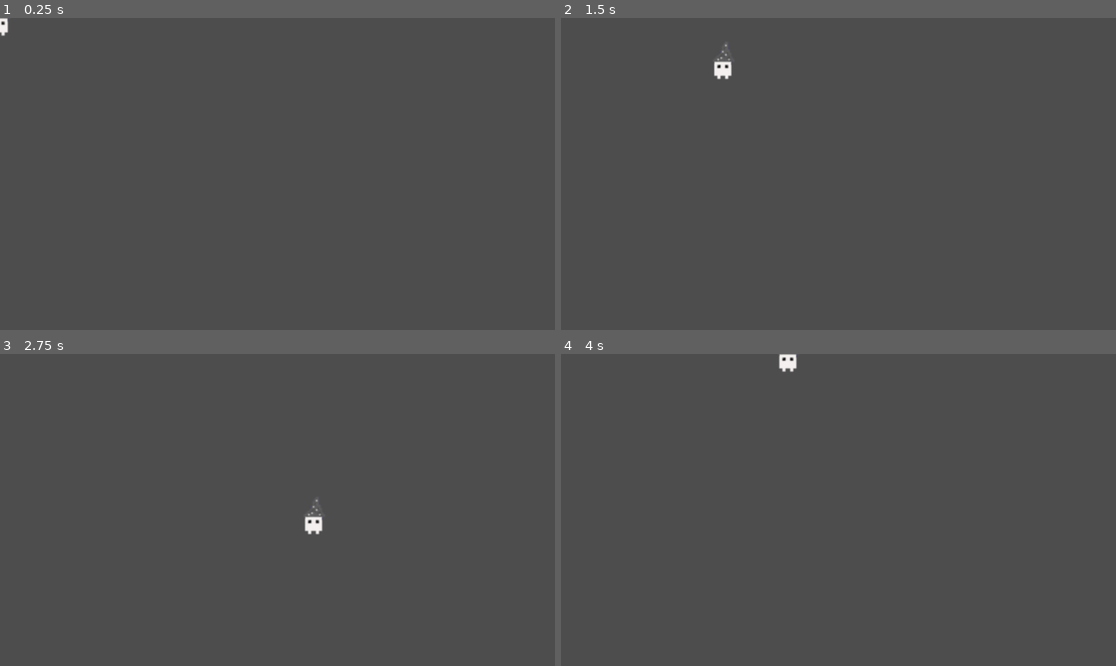
Above: before the commit, frames 1-4 (two rows, left to right).
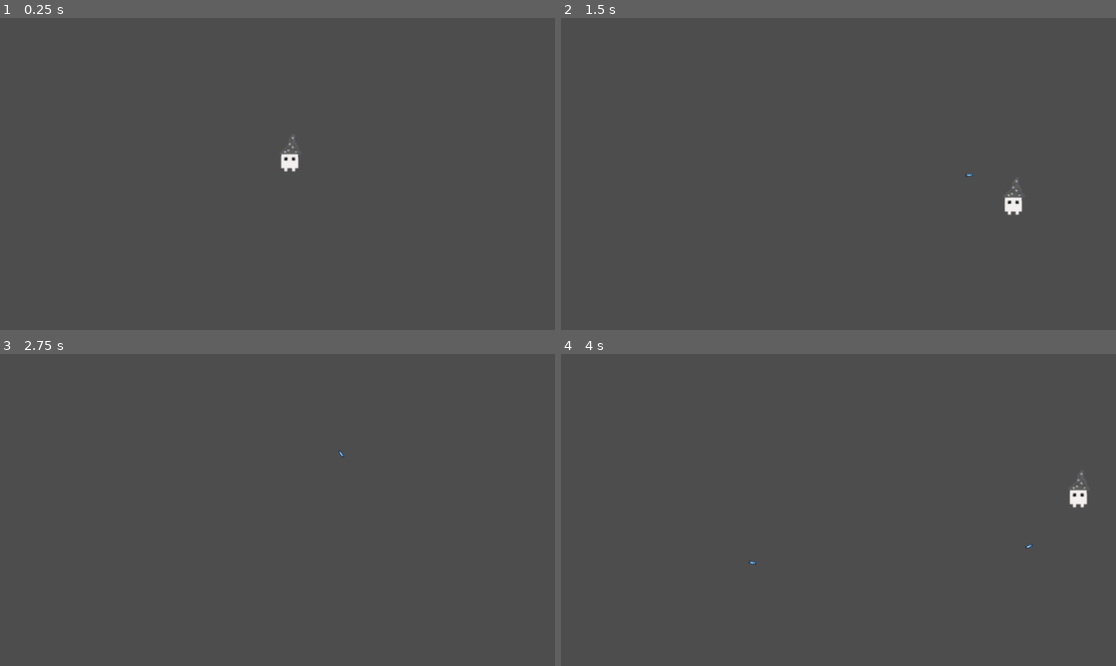
Above: after the commit, the same moments.

Repository: PayWga/light-is-the-way
Game: Godot game, scene res://Prefabs/player.tscn
Two runs of this game, one before a commit and one after it. Both use one fixed random seed, a clock stepped at 60 frames per second and the inputs below. The project has no main scene, so this scene is started directly. The engine's default icon, where the game draws it, is replaced by a stand-in: a white triangle on a blue panel in a dark square.
Inputs (mouse positions are in pixels of both pictures, inside the frame that each line leads up to):
- Up to frame 1 (0.25 s): no input
- Up to frame 2 (1.5 s): tap Enter at 0.5 s; move the mouse to (960, 158) at 0.52 s; hold D (move_right) 0.53-1.28 s; click (960, 158) at 0.6 s; move the mouse to (727, 189) at 1.27 s; hold S (move_down) from 1.28 s (still down); click (727, 189) at 1.35 s
- Up to frame 3 (2.75 s): move the mouse to (333, 441) at 2.02 s; release S (move_down) at 2.03 s; hold D (move_right) from 2.03 s (still down); click (333, 441) at 2.1 s
- Up to frame 4 (4 s): move the mouse to (810, 572) at 2.77 s; release D (move_right) at 2.78 s; hold W (move_up) 2.78-3.53 s; click (810, 572) at 2.85 s; move the mouse to (1005, 556) at 3.52 s; hold A (move_left) from 3.53 s (still down); click (1005, 556) at 3.6 s

The runs differ from the first frame. In frame 1, 0.3% of the frame differs, in the area x 0-54%, y 0-50%; in frame 2, 0.4%, in the area x 27-84%, y 8-64%; in frame 3, 0.2%; in frame 4, 0.4%.

Commit message:
add shooting mechanics

Diff:
--- /dev/null
+++ b/Prefabs/bullet.tscn
@@ -0,0 +1,24 @@
+[gd_scene load_steps=4 format=3 uid="uid://cor6rxm603058"]
+
+[ext_resource type="Texture2D" uid="uid://dw03ffol3k7wy" path="res://icon.svg" id="1_8bgdq"]
+[ext_resource type="Script" path="res://Scripts/bullet.gd" id="1_h7r4j"]
+
+[sub_resource type="RectangleShape2D" id="RectangleShape2D_da33i"]
+size = Vector2(16, 6)
+
+[node name="Bullet" type="Area2D"]
+script = ExtResource("1_h7r4j")
+
+[node name="Sprite2D" type="Sprite2D" parent="."]
+position = Vector2(-6.85453e-07, -0.1)
+scale = Vector2(0.125, 0.0484375)
+texture = ExtResource("1_8bgdq")
+
+[node name="CollisionShape2D" type="CollisionShape2D" parent="."]
+shape = SubResource("RectangleShape2D_da33i")
+
+[node name="VisibleOnScreenNotifier2D" type="VisibleOnScreenNotifier2D" parent="."]
+position = Vector2(3.57628e-07, 0)
+scale = Vector2(0.8, 0.3)
+
+[connection signal="screen_exited" from="VisibleOnScreenNotifier2D" to="." method="_on_visible_on_screen_notifier_2d_screen_exited"]
--- a/Prefabs/player.tscn
+++ b/Prefabs/player.tscn
@@ -1,6 +1,7 @@
-[gd_scene load_steps=4 format=3 uid="uid://b0pl811vynw8p"]
+[gd_scene load_steps=5 format=3 uid="uid://b0pl811vynw8p"]
 
 [ext_resource type="Script" path="res://Scripts/player.gd" id="1_qs3sa"]
+[ext_resource type="Script" path="res://Scripts/ShootController.gd" id="2_2ngri"]
 [ext_resource type="Texture2D" uid="uid://ddnj7yc4krf5v" path="res://Assets/Player/FaceIdle.png" id="2_q6eaw"]
 
 [sub_resource type="CapsuleShape2D" id="CapsuleShape2D_83tls"]
@@ -8,7 +9,16 @@
 height = 84.0
 
 [node name="Player" type="CharacterBody2D"]
+position = Vector2(603, 282)
 script = ExtResource("1_qs3sa")
+
+[node name="ShootController" type="Node2D" parent="."]
+position = Vector2(0, 1)
+scale = Vector2(3.21875, 3.21875)
+script = ExtResource("2_2ngri")
+
+[node name="ShootingPoint" type="Marker2D" parent="ShootController"]
+unique_name_in_owner = true
 
 [node name="Sprite2D" type="Sprite2D" parent="."]
 position = Vector2(0, 1)
--- /dev/null
+++ b/Scripts/ShootController.gd
@@ -0,0 +1,14 @@
+extends Node2D
+
+const BULLET = preload("res://Prefabs/bullet.tscn")
+
+func _physics_process(delta):
+	look_at(get_global_mouse_position())
+	if Input.is_action_just_pressed("LMB"):
+		shoot()
+
+func shoot():
+	var new_bullet = BULLET.instantiate()
+	new_bullet.global_position = %ShootingPoint.global_position
+	new_bullet.global_rotation = %ShootingPoint.global_rotation
+	get_tree().root.add_child(new_bullet)
--- /dev/null
+++ b/Scripts/bullet.gd
@@ -0,0 +1,12 @@
+extends Area2D
+
+const SPEED = 800.0
+
+
+func _physics_process(delta):
+	var direction = Vector2.RIGHT.rotated(rotation)
+	position += direction * SPEED * delta
+
+
+func _on_visible_on_screen_notifier_2d_screen_exited():
+	queue_free()
--- a/Scripts/player.gd
+++ b/Scripts/player.gd
@@ -4,5 +4,6 @@
 
 func _physics_process(delta):
 	var direction = Input.get_vector("move_left", "move_right", "move_up", "move_down")
+	print(direction)
 	velocity = direction * SPEED
 	move_and_slide()
--- a/project.godot
+++ b/project.godot
@@ -36,6 +36,11 @@
 "events": [Object(InputEventKey,"resource_local_to_scene":false,"resource_name":"","device":0,"window_id":0,"alt_pressed":false,"shift_pressed":false,"ctrl_pressed":false,"meta_pressed":false,"pressed":false,"keycode":0,"physical_keycode":83,"key_label":0,"unicode":0,"echo":false,"script":null)
 ]
 }
+LMB={
+"deadzone": 0.5,
+"events": [Object(InputEventMouseButton,"resource_local_to_scene":false,"resource_name":"","device":-1,"window_id":0,"alt_pressed":false,"shift_pressed":false,"ctrl_pressed":false,"meta_pressed":false,"button_mask":1,"position":Vector2(86, 17),"global_position":Vector2(90, 58),"factor":1.0,"button_index":1,"canceled":false,"pressed":true,"double_click":false,"script":null)
+]
+}
 
 [rendering]
 
